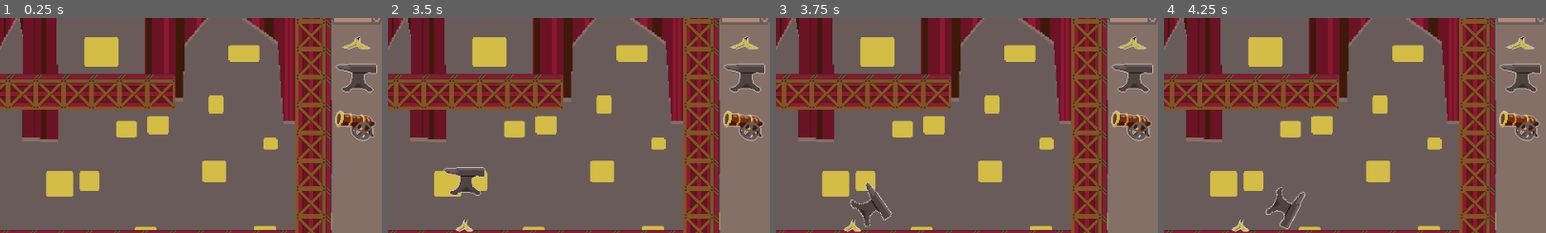
Above: before the commit, frames 1-4 (left to right).
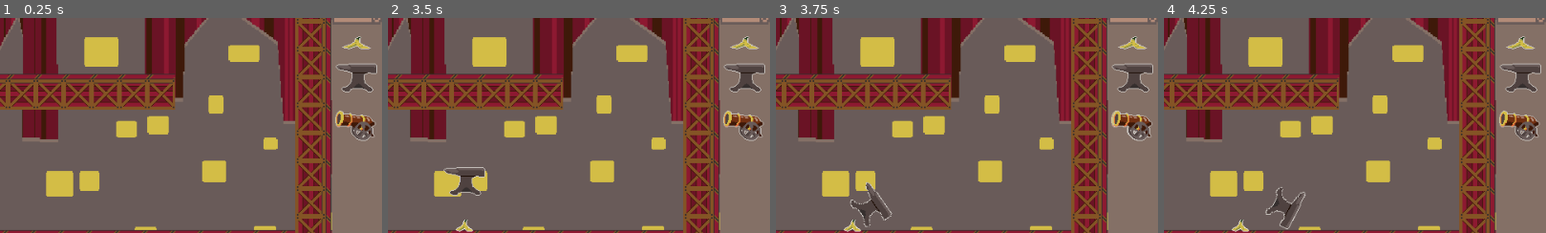
Above: after the commit, the same moments.

Repository: Rotta-Games/slapstick_lemmings
Game: Godot game, scene res://test_level.tscn
The game is run twice, just before and just after one commit, with the same random seed, the same clock (stepped at 60 frames per second) and the same inputs. This scene is started directly instead of the project's main scene.
Inputs (mouse positions are % of the whole screen's width and height, from its top left):
- Up to frame 1 (0.25 s): no input
- Up to frame 2 (3.5 s): click (8, 89) at 0.5 s; click (18, 89) at 1.25 s; tap Enter at 2 s; drag from (97, 10) to (60, 28) at 2.02 s; drag from (97, 18) to (60, 33) at 2.77 s
- Up to frame 3 (3.75 s): move the mouse to (97, 29) at 3.52 s; hold D from 3.53 s (still down); click (97, 29) at 3.67 s
- Up to frame 4 (4.25 s): keep holding D
The pictures show only the part of the screen within x 50-100%, y 4-54%; the shares and areas given below are measured in that part.

Frames 1-2 are identical in both runs. In frame 3, 0.4% of the frame differs, in the area x 88-99%, y 43-58%; in frame 4, nothing differs.

Commit message:
Fix z ordering

Diff:
--- a/test_level.tscn
+++ b/test_level.tscn
@@ -87,6 +87,15 @@
 texture = ExtResource("3_leb7l")
 expand_mode = 4
 
+[node name="TextureRect" type="TextureRect" parent="DragUI/ColorRect"]
+z_index = 1
+layout_mode = 2
+offset_left = 1.0
+offset_top = 126.0
+offset_right = 68.0
+offset_bottom = 555.0
+texture = ExtResource("9_d2pou")
+
 [node name="ItemContainer" type="VBoxContainer" parent="DragUI/ColorRect"]
 z_index = 1
 layout_mode = 1
@@ -116,15 +125,6 @@
 texture = SubResource("AtlasTexture_30rxl")
 script = ExtResource("2_t110e")
 item_scene = ExtResource("6_o0ui6")
-
-[node name="TextureRect" type="TextureRect" parent="DragUI"]
-z_index = 1
-layout_mode = 2
-offset_left = 25.0
-offset_top = 134.0
-offset_right = 92.0
-offset_bottom = 563.0
-texture = ExtResource("9_d2pou")
 
 [node name="Money" type="Label" parent="DragUI"]
 z_index = 1
Not shown: 2 places in test_level.tscn that only renumber resources
